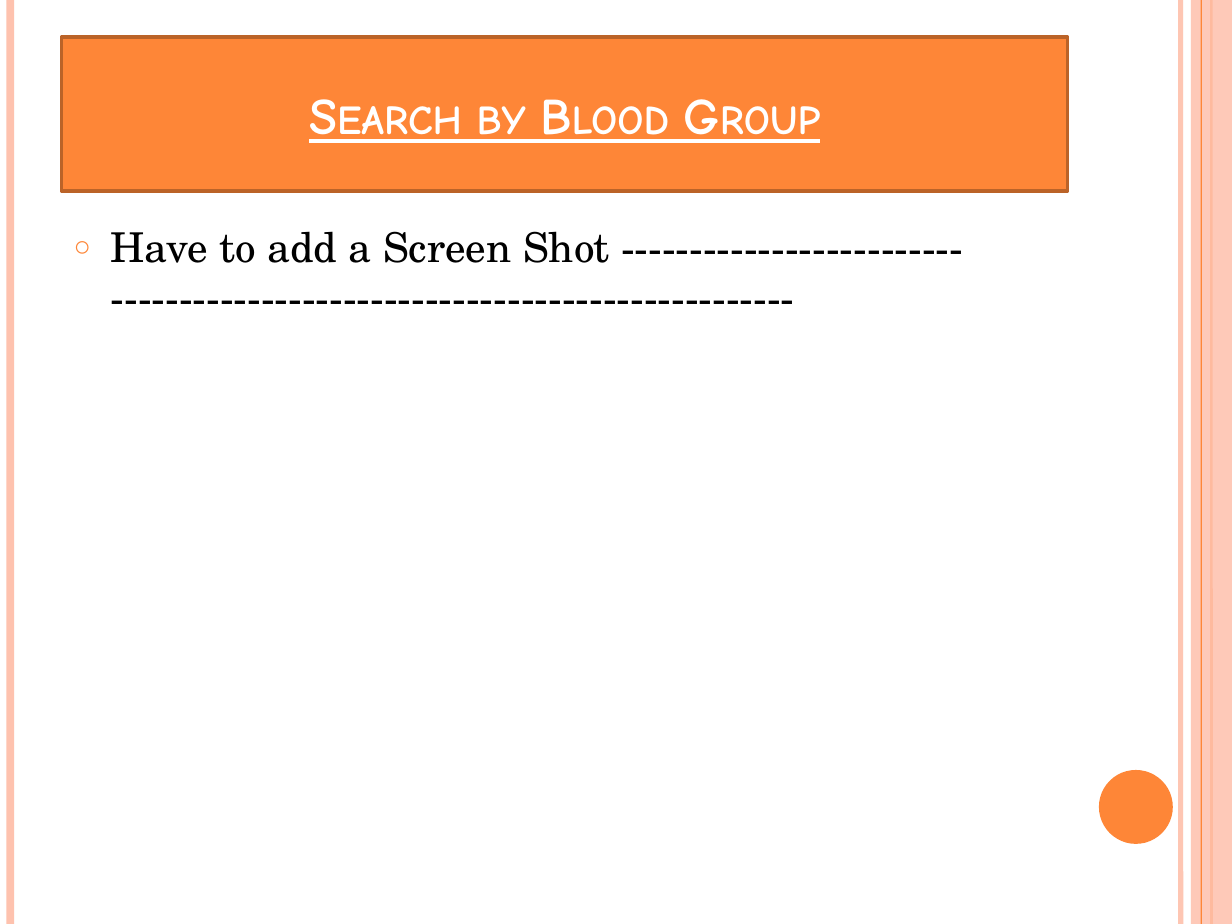
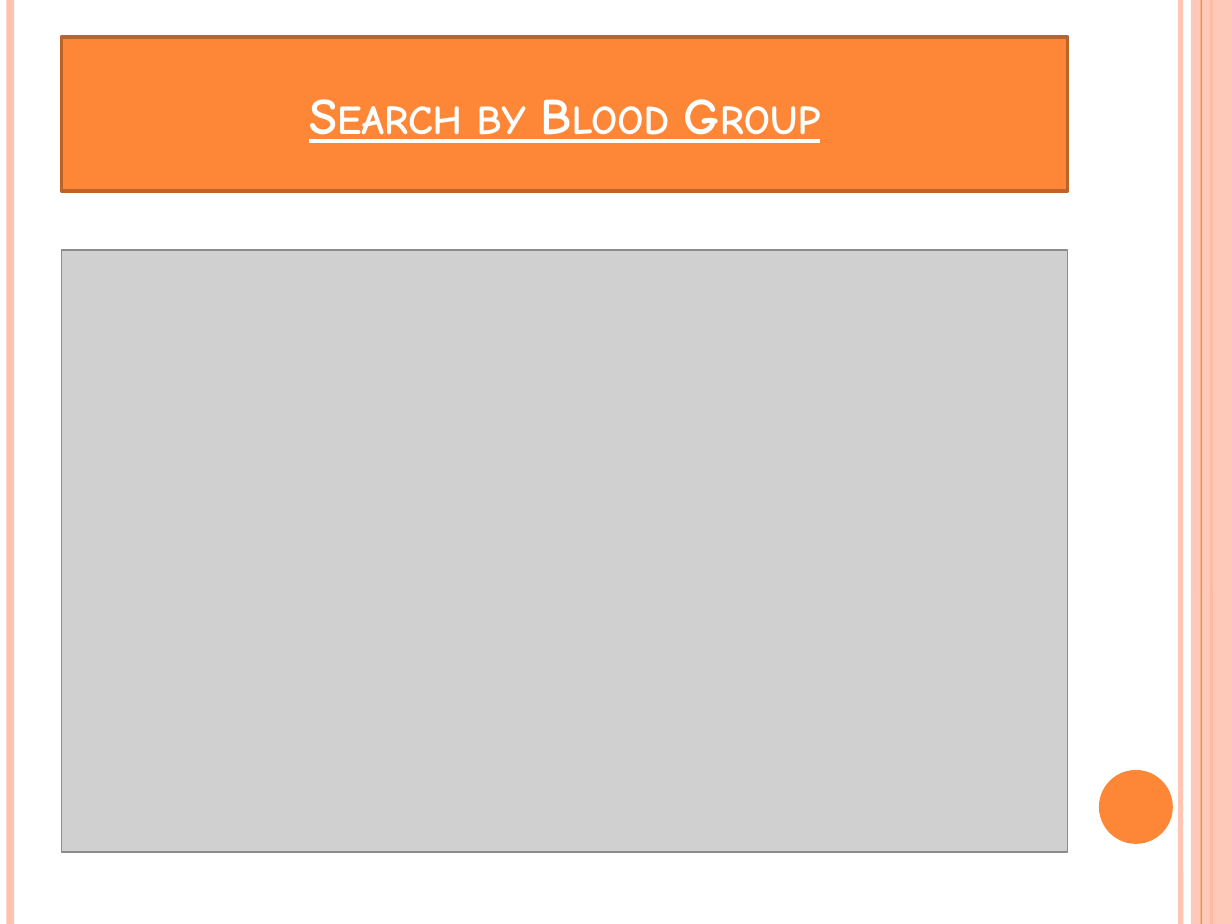
Before and after one commit to raselahmmedgit/OSNB-APPS, a slide deck: slide 22 of Documents/Project.pptx. Drawn at 1232x924 pixels with LibreOffice and Linux fonts; fonts in the diff are those of the drawing; grey boxes stand for pictures. Boxes give left, top, right and bottom in pixels: in the first picture for what was removed or moved away, otherwise in the second. Text is boxed around its words. In the diff, an @@ line names an element or a change of style, - is before the commit and + after.

```diff
--- a/Documents/Project.pptx
+++ b/Documents/Project.pptx
@@ text removed at (x1=111, y1=231, x2=610, y2=263) @@
-○ Have to add a Screen Shot ------------------------- --------------------------------------------------
@@ picture added at (x1=62, y1=250, x2=1068, y2=853) @@
```
Also in this commit, not shown: 12 other slides changed, 8 other files.
